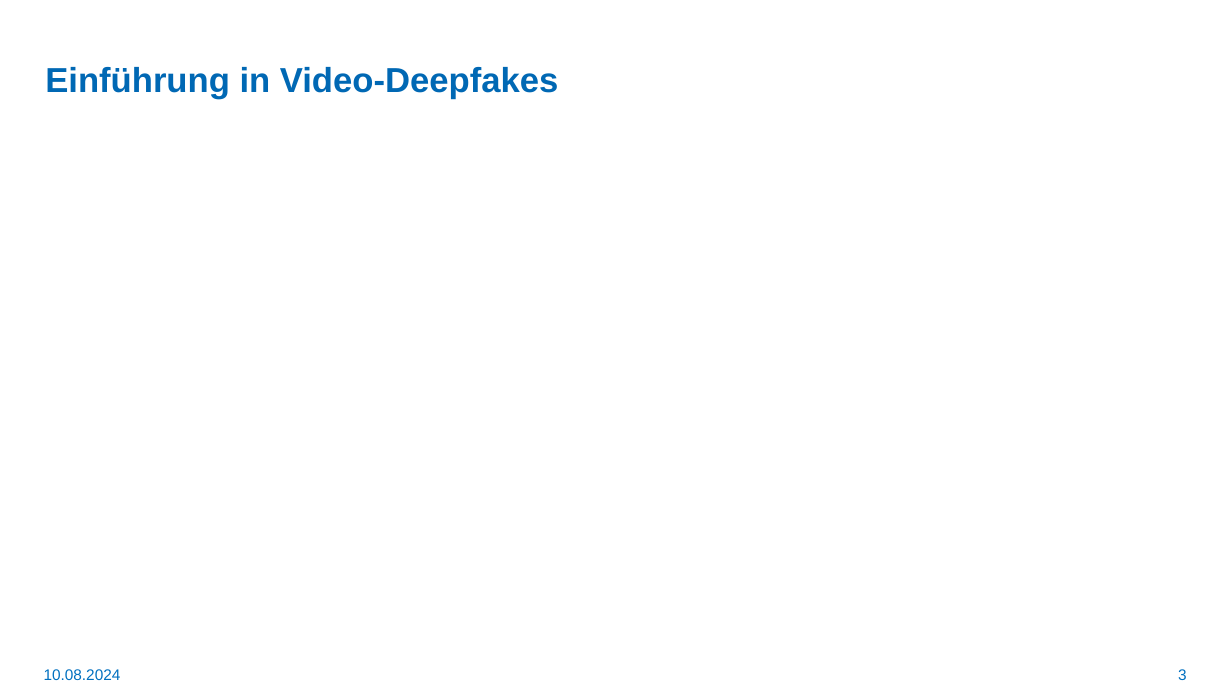
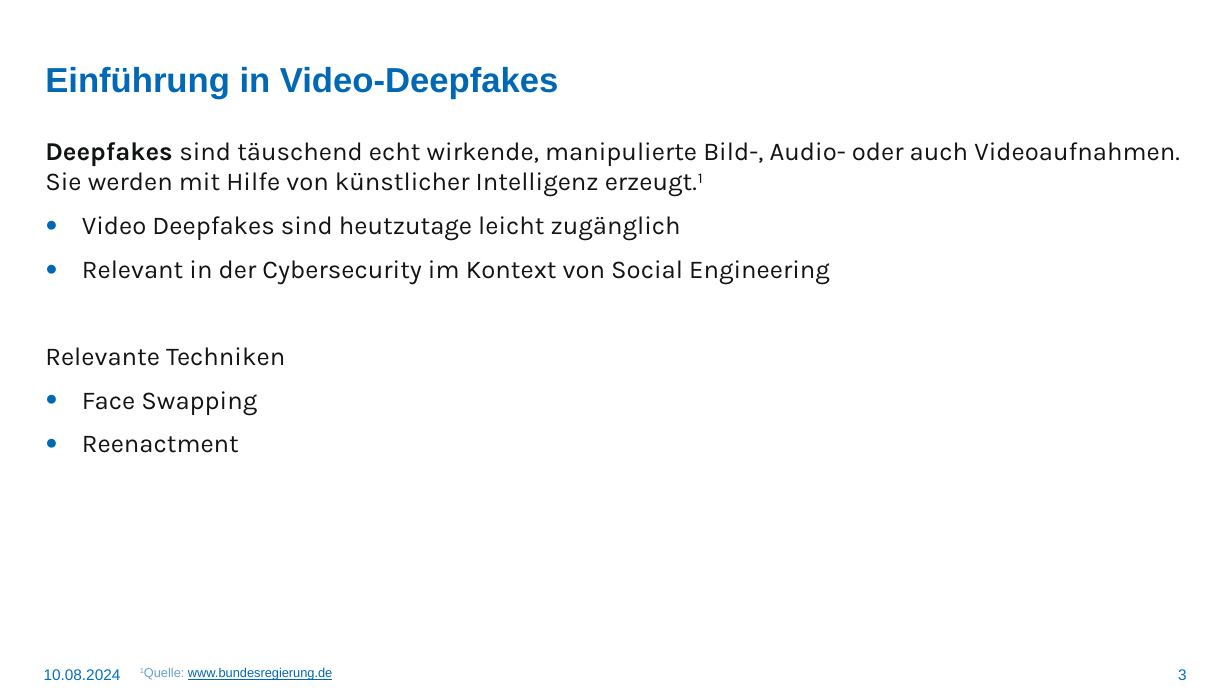
Before and after one commit to LetsDrinkSomeTea/ProjektArbeit, a slide deck: slide 3 of Praesentationen/Video-Deepfakes.pptx. Drawn at 1232x693 pixels with LibreOffice and Linux fonts; fonts in the diff are those of the drawing; background and template pictures are left out. Boxes give left, top, right and bottom in pixels: in the first picture for what was removed or moved away, otherwise in the second. Text is boxed around its words. In the diff, an @@ line names an element or a change of style, - is before the commit and + after.

Commit message:
Video PowerPoint Done

```diff
--- a/Praesentationen/Video-Deepfakes.pptx
+++ b/Praesentationen/Video-Deepfakes.pptx
@@ text added at box(45, 142, 1180, 453), 20 pt, text #111314 @@
+Deepfakes sind täuschend echt wirkende, manipulierte Bild-, Audio- oder auch Videoaufnahmen. Sie werden mit Hilfe von künstlicher Intelligenz erzeugt.1
+● Video Deepfakes sind heutzutage leicht zugänglich
+● Relevant in der Cybersecurity im Kontext von Social Engineering
+Relevante Techniken
+● Face Swapping
+● Reenactment
@@ text added at box(188, 667, 332, 680), 10 pt, text #0068B4, underline @@
+1Quelle: www.bundesregierung.de
```
Also in this commit, not shown: 8 other slides changed, 2 slides added, 2 other files.
